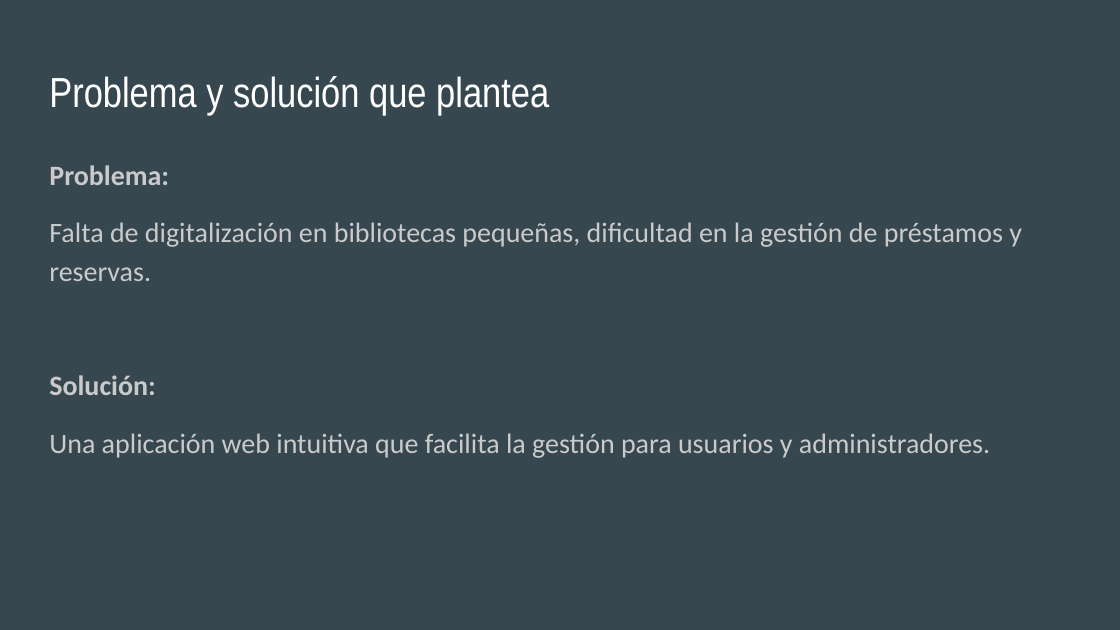
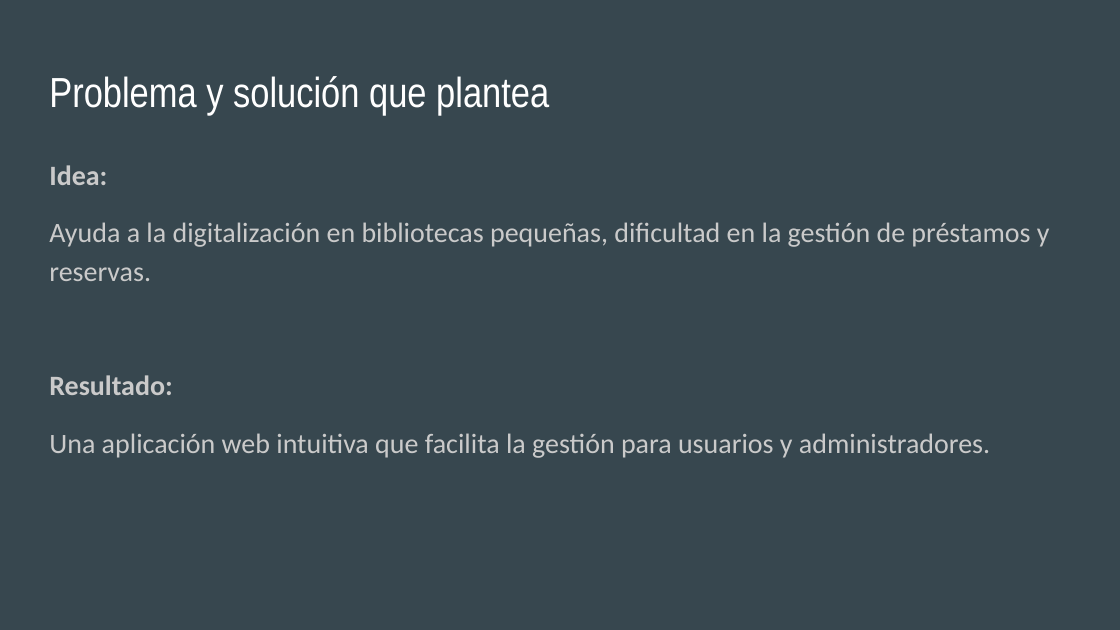
Before and after one commit to Popines/repositorioMarchante, a slide deck: slide 2 of RepositorioMarchante/PresentaciónMarchante.pptx. Drawn at 1120x630 pixels with LibreOffice and Linux fonts; fonts in the diff are those of the drawing. Boxes give left, top, right and bottom in pixels: in the first picture for what was removed or moved away, otherwise in the second. Text is boxed around its words. In the diff, an @@ line names an element or a change of style, - is before the commit and + after.

```diff
--- a/RepositorioMarchante/PresentaciónMarchante.pptx
+++ b/RepositorioMarchante/PresentaciónMarchante.pptx
@@ text at (49, 165, 1050, 395): text changed @@
-Problema:
-Falta de digitalización en bibliotecas pequeñas, dificultad en la gestión de préstamos y reservas.
-Solución:
+Idea:
+Ayuda a la digitalización en bibliotecas pequeñas, dificultad en la gestión de préstamos y reservas.
+Resultado:
```
Also in this commit, not shown: 1 slide added.
